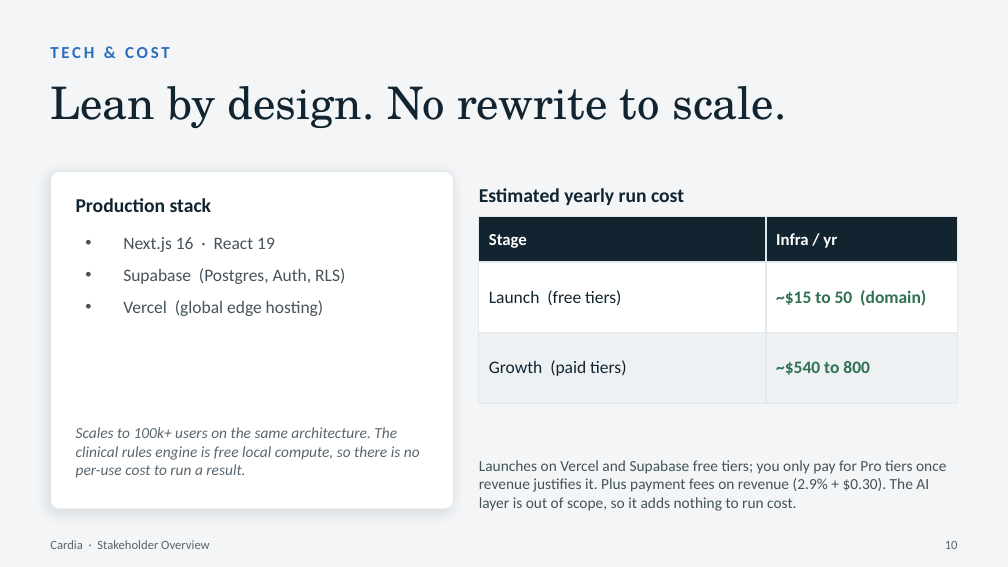
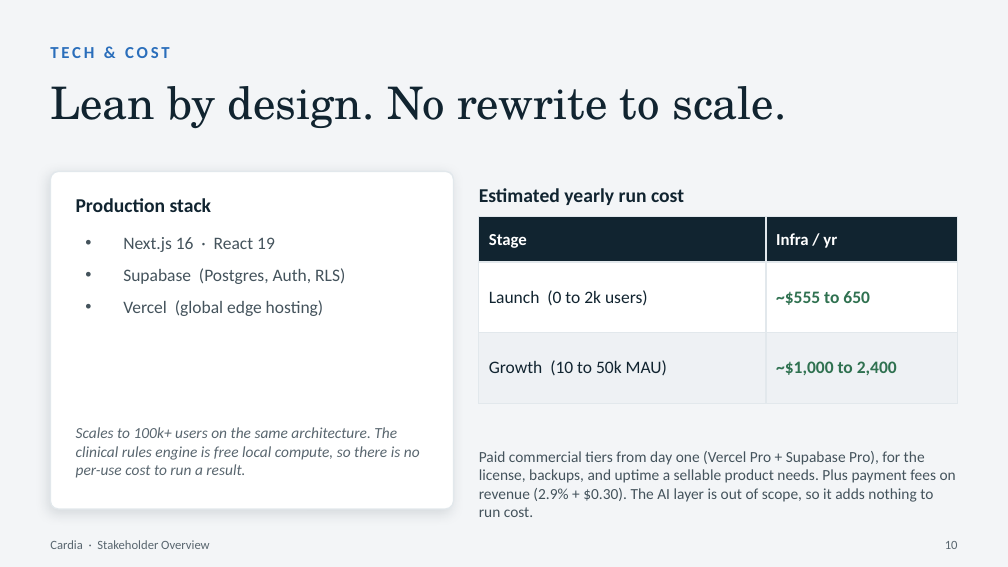
Before and after one commit to tarushbachal/cardia_ai, a slide deck: slide 10 of docs/Cardia_Pitch_Deck.pptx. Drawn at 1008x567 pixels with LibreOffice and Linux fonts; fonts in the diff are those of the drawing. Boxes give left, top, right and bottom in pixels: in the first picture for what was removed or moved away, otherwise in the second. Text is boxed around its words. In the diff, an @@ line names an element or a change of style, - is before the commit and + after.

```diff
--- a/docs/Cardia_Pitch_Deck.pptx
+++ b/docs/Cardia_Pitch_Deck.pptx
@@ table at [479, 217, 958, 379] @@
-row 2, column 1: Launch (free tiers)
+row 2, column 1: Launch (0 to 2k users)
-row 2, column 2: ~$15 to 50 (domain)
+row 2, column 2: ~$555 to 650
-row 3, column 1: Growth (paid tiers)
+row 3, column 1: Growth (10 to 50k MAU)
-row 3, column 2: ~$540 to 800
+row 3, column 2: ~$1,000 to 2,400
@@ text at [479, 451, 956, 517]: text changed @@
-Launches on Vercel and Supabase free tiers; you only pay for Pro tiers once revenue justifies it. Plus payment fees on revenue (2.9% + $0.30). The AI layer is out of scope, so it adds nothing to run cost.
+Paid commercial tiers from day one (Vercel Pro + Supabase Pro), for the license, backups, and uptime a sellable product needs. Plus payment fees on revenue (2.9% + $0.30). The AI layer is out of scope, so it adds nothing to run cost.
```
Also in this commit, not shown: 1 other file.
